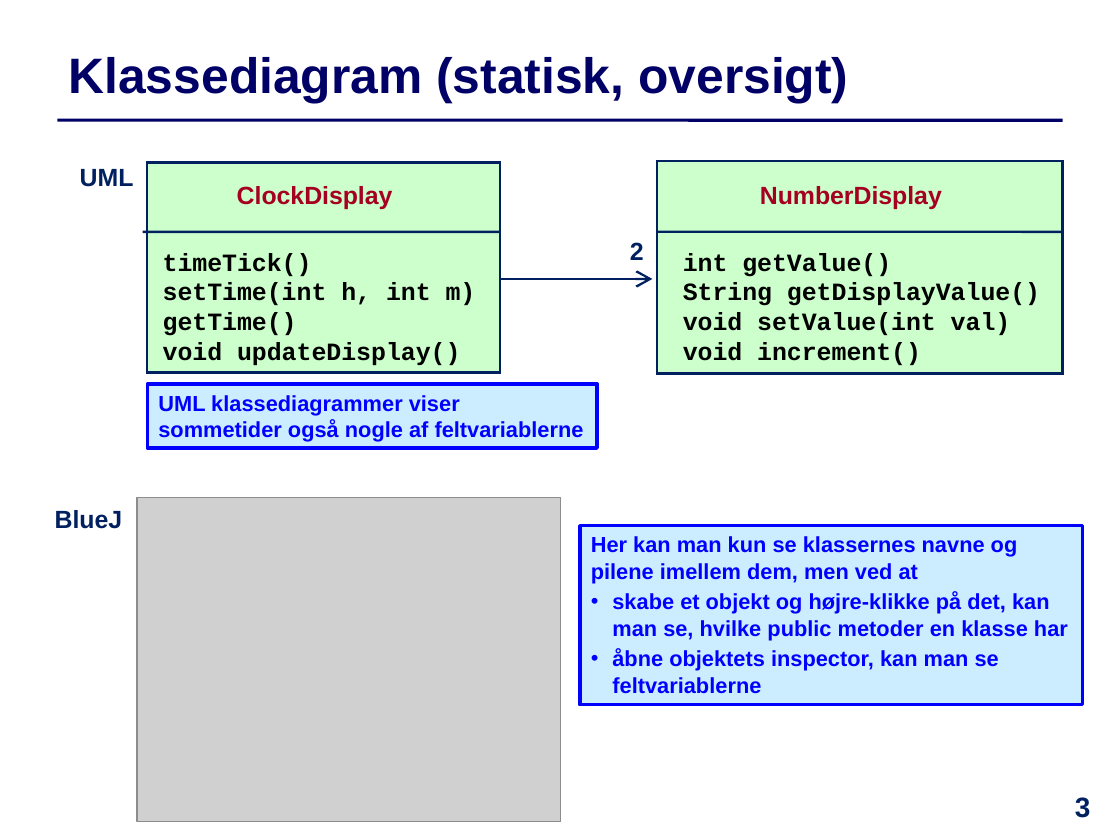
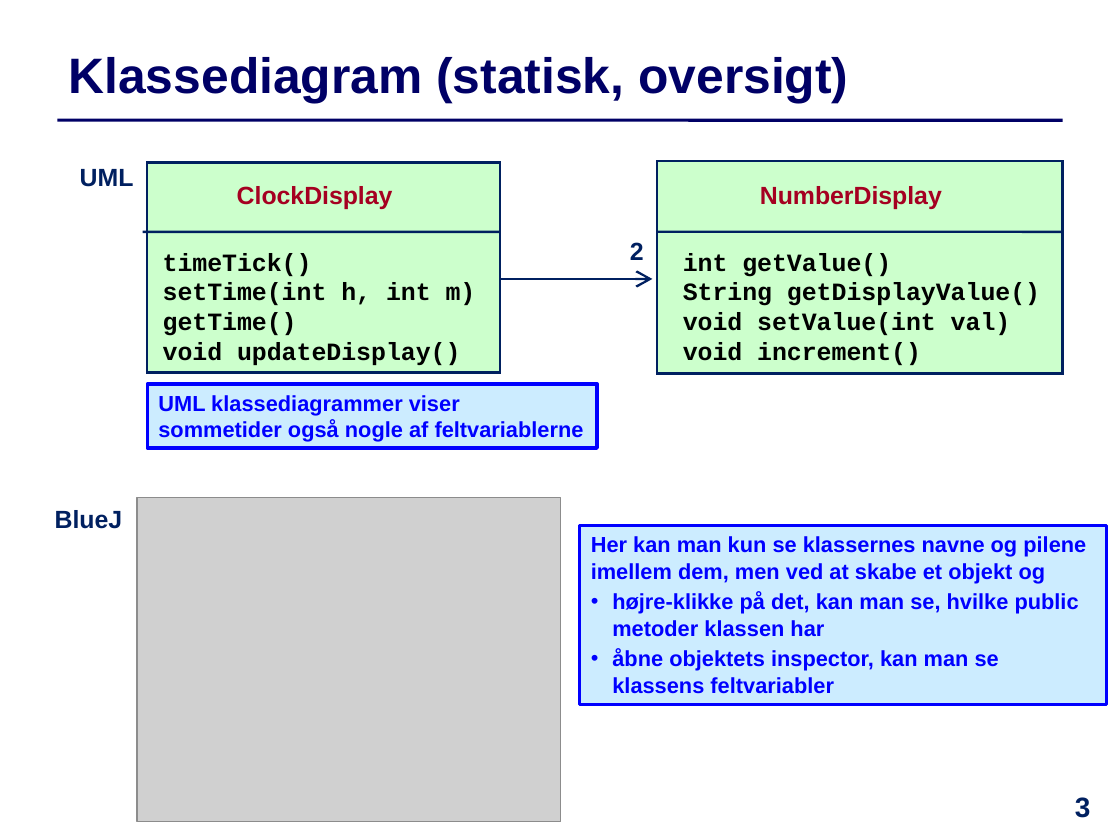
Before and after one commit to IntProgAU/Materiale, a slide deck: slide 3 of web/e21/uge_2b/Slides-Uge2-Torsdag.pptx. Drawn at 1120x840 pixels with LibreOffice and Linux fonts; fonts in the diff are those of the drawing; grey boxes stand for pictures. Boxes give left, top, right and bottom in pixels: in the first picture for what was removed or moved away, otherwise in the second. Text is boxed around its words. In the diff, an @@ line names an element or a change of style, - is before the commit and + after.

```diff
--- a/web/e21/uge_2b/Slides-Uge2-Torsdag.pptx
+++ b/web/e21/uge_2b/Slides-Uge2-Torsdag.pptx
@@ rectangle "Her kan man kun se ...": place and size @@
-rectangle "Her kan man kun se ..." at bbox=[580, 525, 1083, 704]
+rectangle "Her kan man kun se ..." at bbox=[580, 525, 1108, 704]
@@ text in rectangle at bbox=[591, 536, 1086, 694]: text changed @@
-Her kan man kun se klassernes navne og pilene imellem dem, men ved at
-• skabe et objekt og højre-klikke på det, kan man se, hvilke public metoder en klasse har
-• åbne objektets inspector, kan man se feltvariablerne
+Her kan man kun se klassernes navne og pilene imellem dem, men ved at skabe et objekt og
+• højre-klikke på det, kan man se, hvilke public metoder klassen har
+• åbne objektets inspector, kan man se klassens feltvariabler
```
Also in this commit, not shown: 3 other slides changed, 5 other files.
